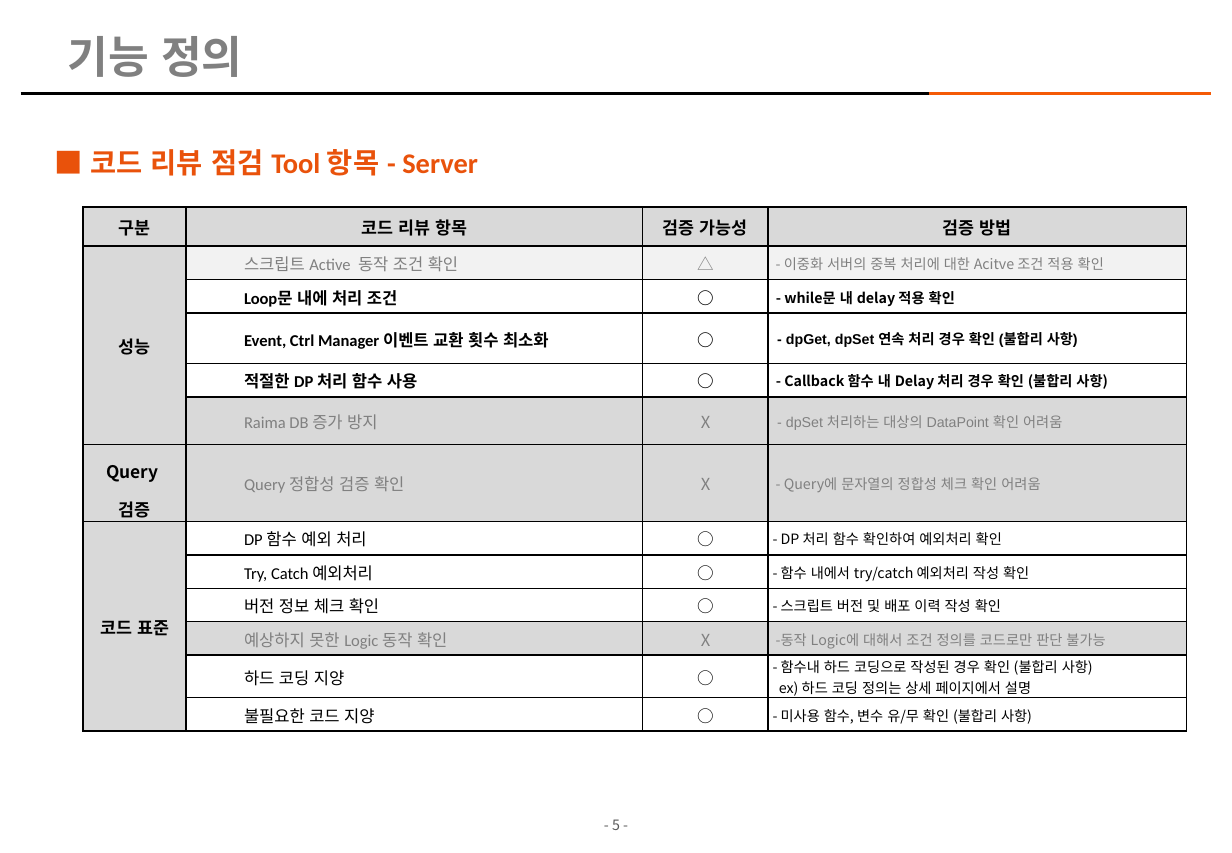
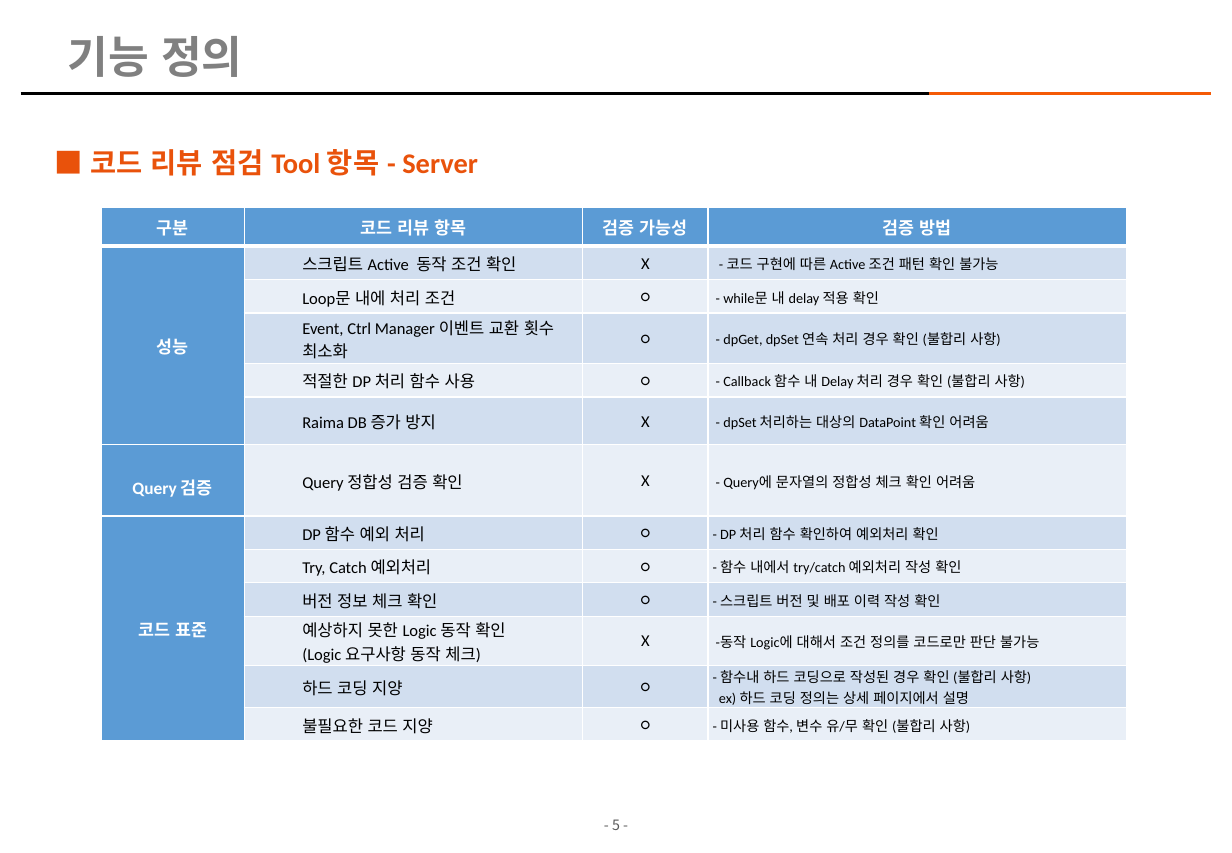
Before and after one commit to kimhopepa/PythonPjt, a slide deck: slide 5 of CodeReviewTool/doc/CodeReview_점검_Tool_개발계획서_rev05.pptx. Drawn at 1232x853 pixels with LibreOffice and Linux fonts; fonts in the diff are those of the drawing; background and template pictures are left out. Boxes give left, top, right and bottom in pixels: in the first picture for what was removed or moved away, otherwise in the second. Text is boxed around its words. In the diff, an @@ line names an element or a change of style, - is before the commit and + after.

```diff
--- a/CodeReviewTool/doc/CodeReview_점검_Tool_개발계획서_rev05.pptx
+++ b/CodeReviewTool/doc/CodeReview_점검_Tool_개발계획서_rev05.pptx
@@ table at (101, 207, 1127, 738) @@
-row 2, column 3: △
+row 2, column 3: X
-row 2, column 4: - 이중화 서버의 중복 처리에 대한 Acitve 조건 적용 확인
+row 2, column 4: - 코드 구현에 따른 Active 조건 패턴 확인 불가능
-row 7, column 1: Query / 검증
+row 7, column 1: Query 검증
-row 11, column 2: 예상하지 못한 Logic 동작 확인
+row 11, column 2: 예상하지 못한 Logic 동작 확인 (Logic 요구사항 동작 체크)
@@ fill #D9D9D9 to #5B9BD5 in 7 cells @@
@@ fill #F2F2F2 to #D2DEEF in 3 cells @@
@@ fill #FFFFFF to #EAEFF7 in 3 cells @@
@@ fill none to #D2DEEF in 12 cells @@
@@ fill none to #EAEFF7 in 9 cells @@
@@ fill #D9D9D9 to #D2DEEF in 3 cells @@
@@ fill #D9D9D9 to #EAEFF7 in 6 cells @@
@@ font Noto Sans CJK KR to Calibri in "구분", "검증 가능성", "검증 방법", "성능" and 21 more places @@
@@ text colour #000000 to #FFFFFF in "구분", "코드 리뷰 항목", "검증 가능성", "검증 방법" and 2 more places @@
@@ text colour #808080 to #000000 in "스크립트 Active 동작 조건 확인", "Raima DB 증가 방지", "X", "- dpSet 처리하는 대상의 DataPoint 확인 어려움" and 5 more places @@
@@ bold off in "Loop문 내에 처리 조건", "○", "- while문 내 delay 적용 확인", "Event, Ctrl Manager 이벤트 교환 횟수 최소화" and 5 more places @@
@@ font Arial to Calibri in "- dpGet, dpSet 연속 처리 경우 확인 ...", "- dpSet 처리하는 대상의 DataPoint 확인 어려움" @@
@@ borders changed @@
@@ table: place and size @@
-table at (83, 207, 1188, 728)
+table at (101, 207, 1127, 738)
```
Also in this commit, not shown: 12 other files.
